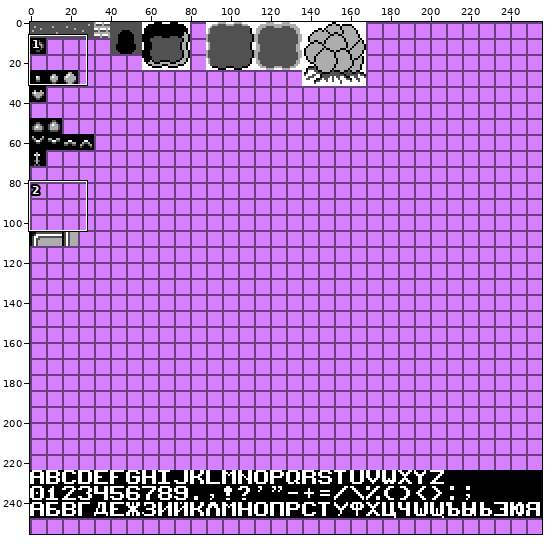
Sprite sheet: game/src/main/resources/sprites.png. Above, an overview of the earlier version with the close-up marked.
Close-up. Old version:
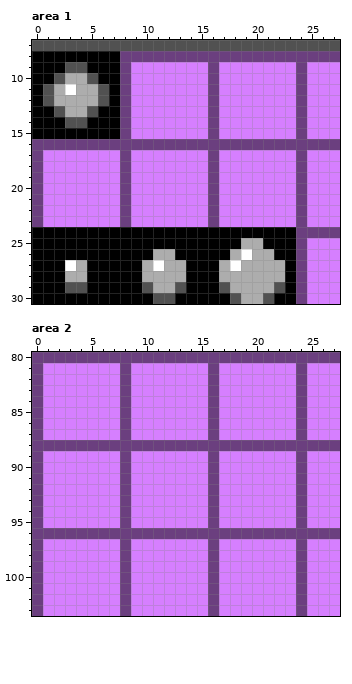
The file is 256x256 pixels. Shown: area 1: x 0..27, y 7..30; area 2: x 0..27, y 80..103.
Now the later version:
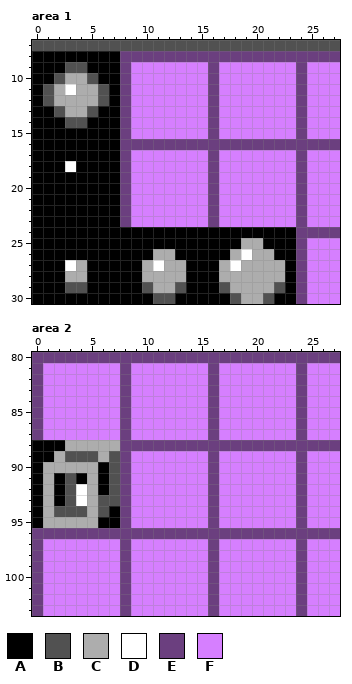
Palette (. is transparent): A #000000  B #515151  C #adadad  D #ffffff  E #6b3f7f  F #d67fff
Change:
--- area 1
@@ x 0..9 @@
 15 AAAAAAAAEF
-16 EEEEEEEEEE
-17 EFFFFFFFEF
-18 EFFFFFFFEF
-19 EFFFFFFFEF
-20 EFFFFFFFEF
-21 EFFFFFFFEF
-22 EFFFFFFFEF
-23 EFFFFFFFEF
+16 AAAAAAAAEE
+17 AAAAAAAAEF
+18 AAADAAAAEF
+19 AAAAAAAAEF
+20 AAAAAAAAEF
+21 AAAAAAAAEF
+22 AAAAAAAAEF
+23 AAAAAAAAEF
 24 AAAAAAAAAA
--- area 2
@@ x 0..9 @@
  87 EFFFFFFFEF
- 88 EEEEEEEEEE
- 89 EFFFFFFFEF
- 90 EFFFFFFFEF
- 91 EFFFFFFFEF
- 92 EFFFFFFFEF
- 93 EFFFFFFFEF
- 94 EFFFFFFFEF
- 95 EFFFFFFFEF
+ 88 AAACCCCCEE
+ 89 AACBBBCBEF
+ 90 ACCCCCABEF
+ 91 ACABACABEF
+ 92 ACABDCABEF
+ 93 ACABDCBBEF
+ 94 ACBBBCBAEF
+ 95 ACCCCCAAEF
  96 EEEEEEEEEE
Where, in picture pixels (left, top, right, bottom), the same in both close-ups:
changed: (32, 139, 120, 227)
changed: (32, 440, 120, 528)
